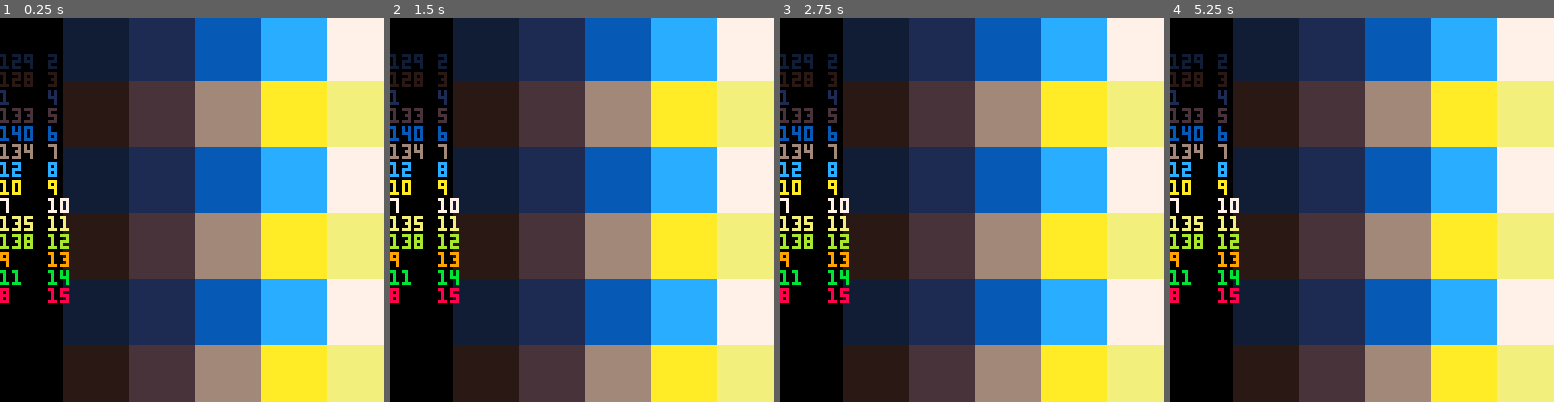
Above: before the commit, frames 1-4 (left to right).
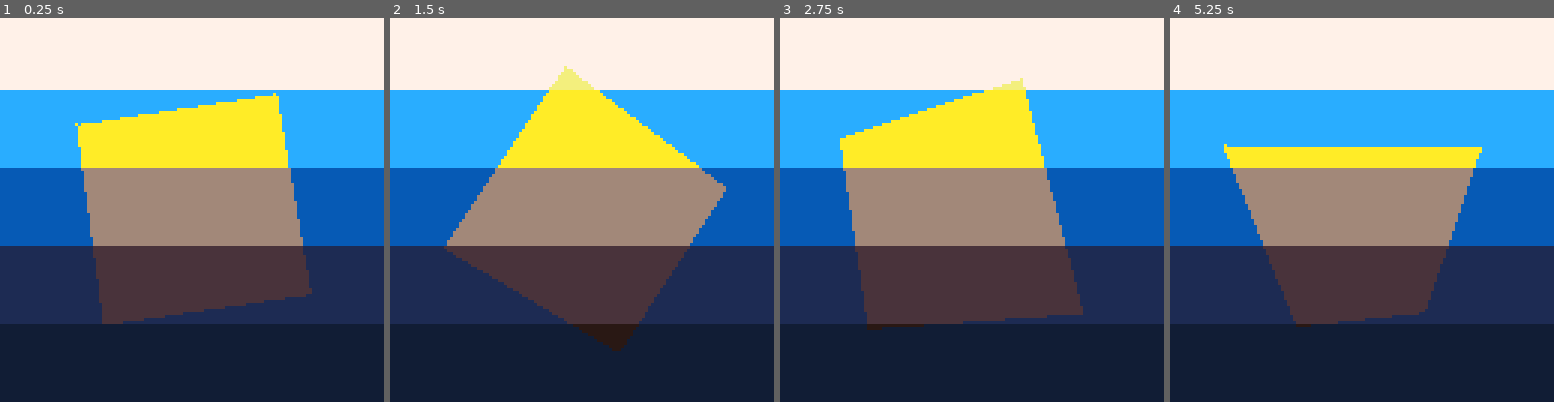
Above: after the commit, the same moments.

Repository: TheWing/Pico-Sketch
Game: PICO-8 cartridge colortest.p8
Two runs of this game, one before a commit and one after it. Both use one fixed random seed, a clock stepped at 60 frames per second and the inputs below.
Inputs:
- Up to frame 1 (0.25 s): no input
- Up to frame 2 (1.5 s): no input
- Up to frame 3 (2.75 s): no input
- Up to frame 4 (5.25 s): no input

The runs differ from the first frame. In frame 1, 92% of the frame differs, in the area x 0-100%, y 0-100%; in frame 2, 93%; in frame 3, 93%; in frame 4, 93%.

Commit message:
Update colortest.p8

Diff:
--- a/colortest.p8
+++ b/colortest.p8
@@ -28,10 +28,38 @@
 end
 
 
+p1={32,32}
+p2={32,96}
+p3={96,96}
+p4={96,32}
+v1={0,0}
+v2={0,0}
+v3={0,0}
+v4={0,0}
+
 
 function _update60()
-
-end
+	for i=1,2 do
+--		p1[i]=p1[i]+v1[i]
+--		p2[i]=p2[i]+v2[i]
+--		p3[i]=p3[i]+v3[i]
+--		p4[i]=p4[i]+v4[i]
+--		v1[i]=v1[i]*0.9+(0.5-rnd(1))*0.3
+--		v2[i]=v2[i]*0.9+(0.5-rnd(1))*0.3
+--		v3[i]=v3[i]*0.9+(0.5-rnd(1))*0.3
+--		v4[i]=v4[i]*0.9+(0.5-rnd(1))*0.3
+	end
+	p1[1]=64+cos(t()*1.01)*48
+	p2[1]=64+cos(t()*0.97+0.25)*48
+	p3[1]=64+cos(t()*0.98+0.5)*48
+	p4[1]=64+cos(t()*1.02+0.75)*48
+
+	p1[2]=64+sin(t())*48
+	p2[2]=64+sin(t()*0.99+0.25)*48
+	p3[2]=64+sin(t()*0.97+0.5)*48
+	p4[2]=64+sin(t()*1.01+0.75)*48
+end
+
 
 f=0
 function _draw()
@@ -39,13 +67,20 @@
 	local y
 	f=f+1
 	cls(3)
+	poke(0x5f5e,0b11111111)
 	for x=1,128 do
 		for y=1,128 do
-			pset(x-1,y-1,x\22%6*2+y\22%2)
+			pset(x-1,y-1,((128-y)\26%5*2+2))
 		end
 	end
-	--rectfill(64,0,128,128,((f\2)%8)*2+1)
-	debug_palette()
+	poke(0x5f5e,0b11110001)
+	trifill(p1,p2,p3,13)
+	trifill(p1,p4,p3,13)
+	trifill(p4,p2,p3,13)
+	trifill(p1,p4,p2,13)
+	poke(0x5f5e,0b11111111)
+	--debug_palette()
+	--efu_smear()
 end
 
 
@@ -59,10 +94,267 @@
 	end
 end
 
-…(7 lines of a section not shown)…
+-->8
+--trifill
+--bitplanes only work if
+--quality==-1 or quality==3
+--(other qualities use memcpy
+quality=3
+
+
+function trifill(p1,p2,p3,c)
+	local y
+	local ly
+	local miny=min(p1[2],min(p2[2],p3[2]))
+	local maxy=max(p1[2],max(p2[2],p3[2]))
+	local x1
+	local x2
+	local top
+	local mdl={0,0}
+	local bot
+	color(c)
+	if quality>=0 then
+		if miny==p1[2] then top=p1[1] end
+		if miny==p2[2] then top=p2[1] end
+		if miny==p3[2] then top=p3[1] end
+		if maxy==p1[2] then bot=p1[1] end
+		if maxy==p2[2] then bot=p2[1] end
+		if maxy==p3[2] then bot=p3[1] end
+
+		if top==p1[1] then
+			if (bot==p2[1]) then
+				mdl={p3[1],p3[2]}
+			else
+				mdl={p2[1],p2[2]}
+			end
+		elseif top==p2[1] then
+			if (bot==p1[1]) then
+				mdl={p3[1],p3[2]}
+			else
+				mdl={p1[1],p1[2]}
+			end
+		elseif top==p3[1] then
+			if (bot==p2[1]) then
+				mdl={p1[1],p1[2]}
+			else
+				mdl={p2[1],p2[2]}
+			end
+		end
+		for y=miny,maxy do
+			x1=lerp(top,bot,ilerp(miny,maxy,y))
+			if y<mdl[2] then
+				x2=lerp(top,mdl[1],ilerp(miny,mdl[2],y))
+			elseif y>mdl[2] then
+				x2=lerp(mdl[1],bot,ilerp(mdl[2],maxy,y))
+			else
+				x2=mdl[1]
+			end
+			if quality==3 then
+				line(x1,y,x2,y)
+			else
+				if x1<x2 then
+					x1=x1\2
+					x2=x2\2+1
+					memset(0x6000+(y\1)*64+x1,(c\1)<<4|c,(x2-x1))
+				else
+					x1=x1\2+1
+					x2=x2\2
+					memset(0x6000+(y\1)*64+x2,(c\1)<<4|c,(x1-x2)\1)
+				end
+			end
+		end
+		if quality==2 then
+			line(top-1,miny,mdl[1]-1,mdl[2])
+			line(bot,maxy,mdl[1],mdl[2])
+			line(top+1,miny,mdl[1]+1,mdl[2])
+
+			line(bot-1,maxy,mdl[1]-1,mdl[2])
+			line(bot,maxy,mdl[1],mdl[2])
+			line(bot+1,maxy,mdl[1]+1,mdl[2])
+
+			line(bot-1,maxy,top-1,miny)
+			line(bot,maxy,top,miny)
+			line(bot+1,maxy,top+1,miny)
+		elseif quality==1 then
+			line(bot,maxy,top,miny)
+			line(bot,maxy,mdl[1],mdl[2])
+			line(bot,maxy,mdl[1],mdl[2])
+		end
+	else
+		line(p1[1],p1[2],p2[1],p2[2])
+		line(p3[1],p3[2],p2[1],p2[2])
+		line(p1[1],p1[2],p3[1],p3[2])
+	end
+end
+
+function lerp(v0,v1,t)
+	return v0+t*(v1-v0)
+end
+
+function ilerp(x,y,a)
+	return (a-x)/(y-x)
+end
+-->8
+--screen memory effects
+
+
+function efu_smear()
+	local i
+	for i=1,63 do
+		memcpy(0x6000+i*125,0x6000+i*(125+(0.5-rnd(1))*0.1),256)
+	end
+end
+
+--memcopy that doesn't overflow
+function smcpy(to_mem,fr_mem,len)
+	if to_mem<0x6000 then to_mem=0x6000 end
+	if to_mem>0x7ffe then
+		to_mem=0x7ffe
+		len=1
+	end
+	if to_mem+len>0x7fff then len=0x7fff-to_mem end
+	--if fr_mem<0x6000 then fr_mem=0x6000 end
+	if fr_mem>0x7ffe then
+		fr_mem=0x7ffe
+		len=1
+	end
+	if fr_mem+len>0x7fff then len=0x7fff-fr_mem end
+
+	memcpy(to_mem,fr_mem,len)
+end
+…(136 lines of a section not shown)…
Not shown, changed: 129 lines of the sprite sheet (__gfx__) section of colortest.p8
Not shown, changed: the thumbnail (__label__) section of colortest.p8
